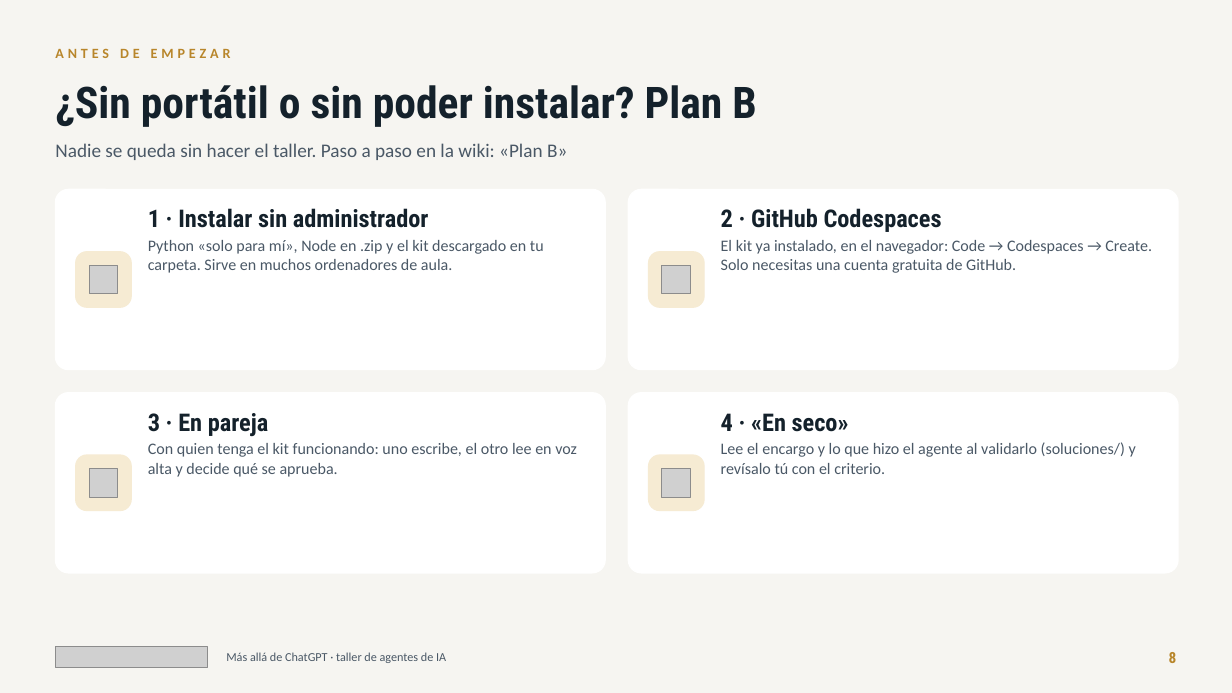
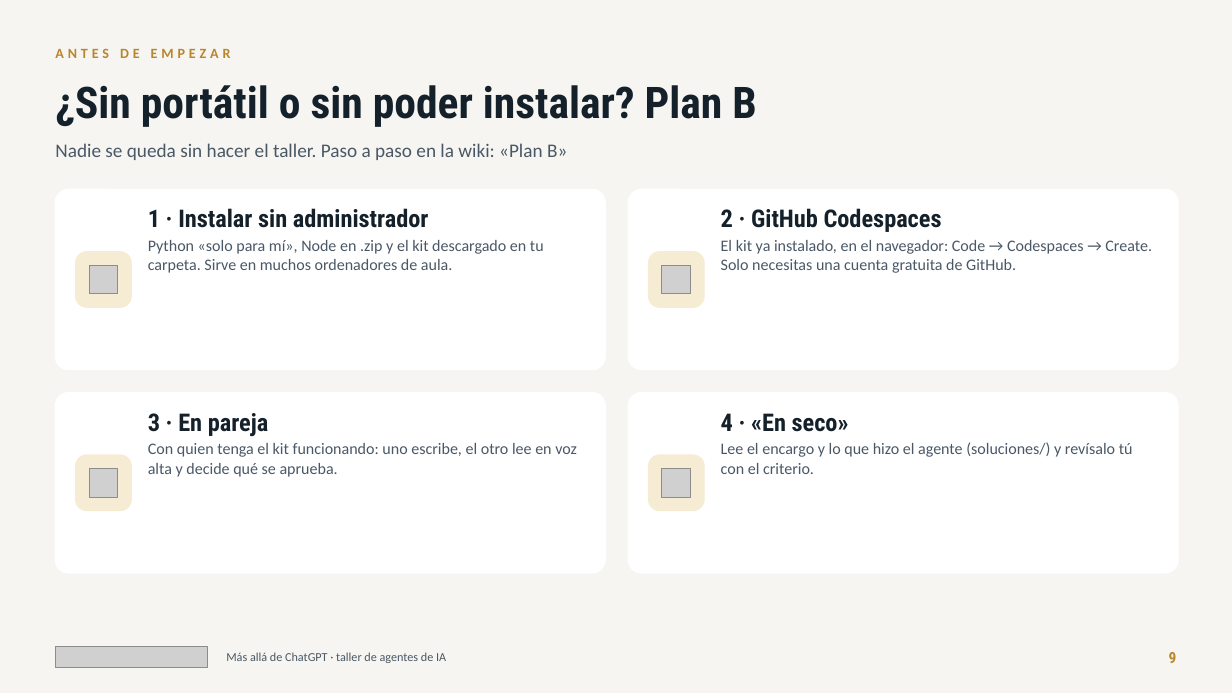
Before and after one commit to jlasherasTracasa/taller_semana_ia_2026, a slide deck: slide 9 of presentacion/taller-agentes-ia.pptx (slide 8 before the commit). Drawn at 1232x693 pixels with LibreOffice and Linux fonts; fonts in the diff are those of the drawing; grey boxes stand for pictures. Boxes give left, top, right and bottom in pixels: in the first picture for what was removed or moved away, otherwise in the second. Text is boxed around its words. In the diff, an @@ line names an element or a change of style, - is before the commit and + after.

```diff
--- a/presentacion/taller-agentes-ia.pptx
+++ b/presentacion/taller-agentes-ia.pptx
@@ text at <box>721,442,1133,474</box>: text changed @@
-Lee el encargo y lo que hizo el agente al validarlo (soluciones/) y revísalo tú con el criterio.
+Lee el encargo y lo que hizo el agente (soluciones/) y revísalo tú con el criterio.
```
Also in this commit, not shown: 46 other slides changed, 1 slide added, 2 other files.
